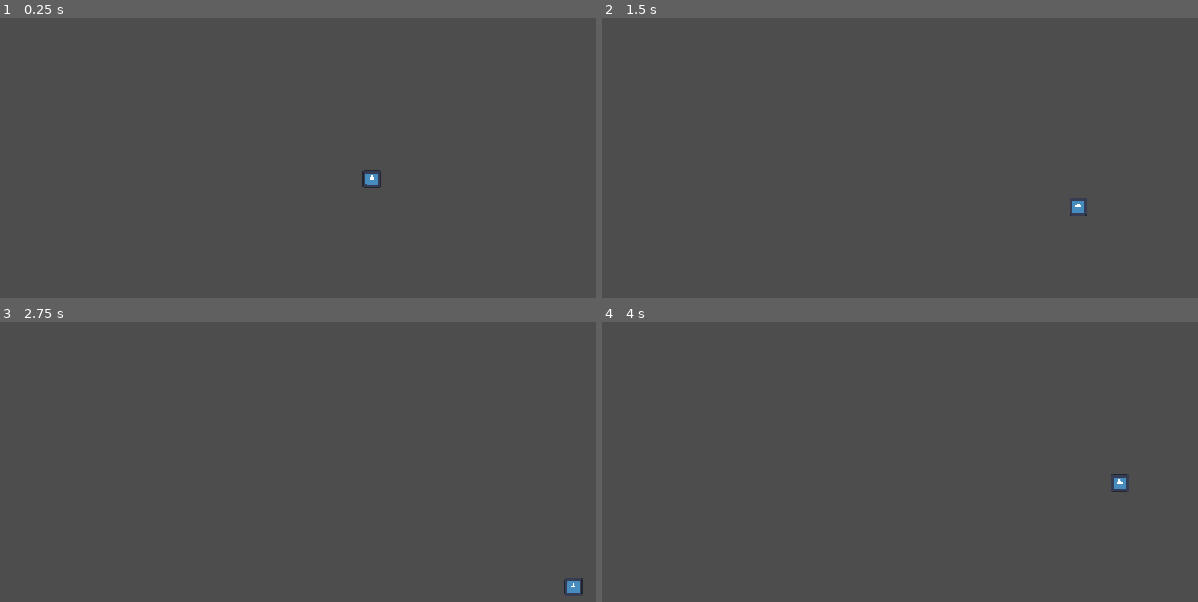
Above: before the commit, frames 1-4 (two rows, left to right).
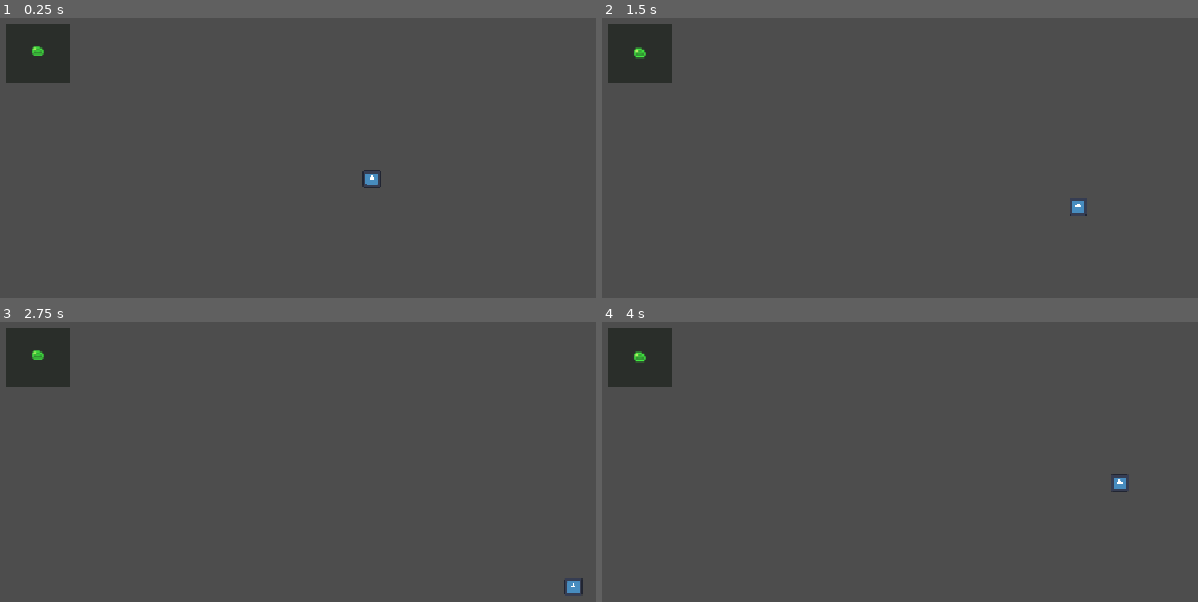
Above: after the commit, the same moments.

Repository: 10142005-stack/godothaven
Game: Godot game, scene res://game.tscn
The game is run twice, just before and just after one commit, with the same random seed, the same clock (stepped at 60 frames per second) and the same inputs. The engine's default icon, where the game draws it, is replaced by a stand-in: a white triangle on a blue panel in a dark square.
Inputs:
- Up to frame 1 (0.25 s): no input
- Up to frame 2 (1.5 s): tap Enter at 0.5 s; hold Right (ui_right) 0.53-1.28 s; hold Down (ui_down) from 1.28 s (still down)
- Up to frame 3 (2.75 s): release Down (ui_down) at 2.03 s; hold Right (ui_right) from 2.03 s (still down)
- Up to frame 4 (4 s): release Right (ui_right) at 2.78 s; hold Up (ui_up) 2.78-3.53 s; hold Left (ui_left) from 3.53 s (still down)

The runs differ from the first frame. In frame 1, 2.3% of the frame differs, in the area x 1-12%, y 2-24%; in frame 2, 2.3%; in frame 3, 2.3%; in frame 4, 2.3%.

Commit message:
Slime Jumping

Diff:
--- a/game.tscn
+++ b/game.tscn
@@ -2,6 +2,8 @@
 
 [ext_resource type="Script" uid="uid://cic334dlp7q4o" path="res://player.gd" id="1_e2o6t"]
 [ext_resource type="Texture2D" uid="uid://bm6c3xbvobacd" path="res://icon.svg" id="2_feb5d"]
+[ext_resource type="Script" uid="uid://c24gfuwdosre6" path="res://slime_enemy.gd" id="3_fc0e3"]
+[ext_resource type="Texture2D" uid="uid://dnukprwuvv7sa" path="res://dfd19fd-b2b03c22-4d0e-47a3-ba82-341fdd386db6 (1).png" id="3_feb5d"]
 
 [sub_resource type="RectangleShape2D" id="RectangleShape2D_gww6i"]
 size = Vector2(1194, 10)
@@ -13,7 +15,48 @@
 radius = 14.300293
 height = 46.0
 
+[sub_resource type="AtlasTexture" id="AtlasTexture_feb5d"]
+atlas = ExtResource("3_feb5d")
+region = Rect2(0, 0, 32, 32)
+
+[sub_resource type="AtlasTexture" id="AtlasTexture_fc0e3"]
+atlas = ExtResource("3_feb5d")
+region = Rect2(32, 0, 32, 32)
+
+[sub_resource type="AtlasTexture" id="AtlasTexture_7jktm"]
+atlas = ExtResource("3_feb5d")
+region = Rect2(0, 32, 32, 32)
+
+[sub_resource type="AtlasTexture" id="AtlasTexture_ryrav"]
+atlas = ExtResource("3_feb5d")
+region = Rect2(32, 32, 32, 32)
+
+[sub_resource type="AtlasTexture" id="AtlasTexture_eow3j"]
+atlas = ExtResource("3_feb5d")
+region = Rect2(0, 64, 32, 32)
+
 [sub_resource type="SpriteFrames" id="SpriteFrames_gww6i"]
+animations = [{
+"frames": [{
+"duration": 1.0,
+"texture": SubResource("AtlasTexture_feb5d")
+}, {
+"duration": 1.0,
+"texture": SubResource("AtlasTexture_fc0e3")
+}, {
+"duration": 1.0,
+"texture": SubResource("AtlasTexture_7jktm")
+}, {
+"duration": 1.0,
+"texture": SubResource("AtlasTexture_ryrav")
+}, {
+"duration": 1.0,
+"texture": SubResource("AtlasTexture_eow3j")
+}],
+"loop": 1,
+"name": &"Jumping",
+"speed": 10.0
+}]
 
 [sub_resource type="CircleShape2D" id="CircleShape2D_qswpt"]
 
@@ -61,11 +104,17 @@
 shape = SubResource("CapsuleShape2D_gww6i")
 
 [node name="SlimeEnemy" type="CharacterBody2D" parent="." unique_id=2001821378]
+script = ExtResource("3_fc0e3")
 
 [node name="AnimatedSprite2D" type="AnimatedSprite2D" parent="SlimeEnemy" unique_id=1212112636]
-position = Vector2(37, 13)
+position = Vector2(177, 115)
+scale = Vector2(2.9375, 2.6875)
 sprite_frames = SubResource("SpriteFrames_gww6i")
+animation = &"Jumping"
+frame_progress = 0.009942418
 
 [node name="CollisionShape2D" type="CollisionShape2D" parent="SlimeEnemy" unique_id=716452260]
 position = Vector2(91, 60)
 shape = SubResource("CircleShape2D_qswpt")
+
+[node name="Sprite2D" type="Sprite2D" parent="SlimeEnemy" unique_id=635233701]
--- /dev/null
+++ b/slime_enemy.gd
@@ -0,0 +1,5 @@
+extends CharacterBody2D
+@onready var animated_sprite_2d = $AnimatedSprite2D
+
+func _ready():
+	animated_sprite_2d.play("Jumping")
Not shown, added: slime_enemy.gd.uid
